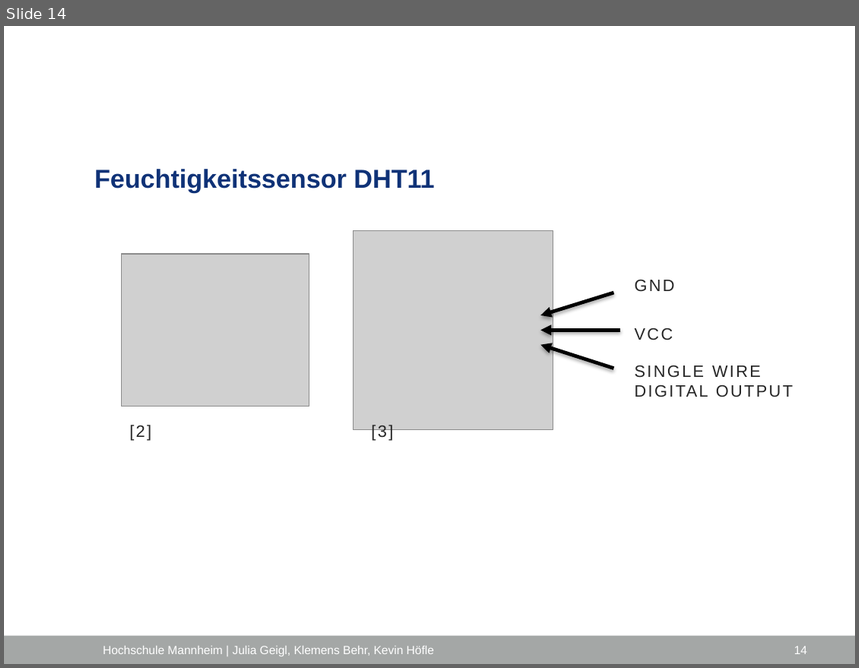
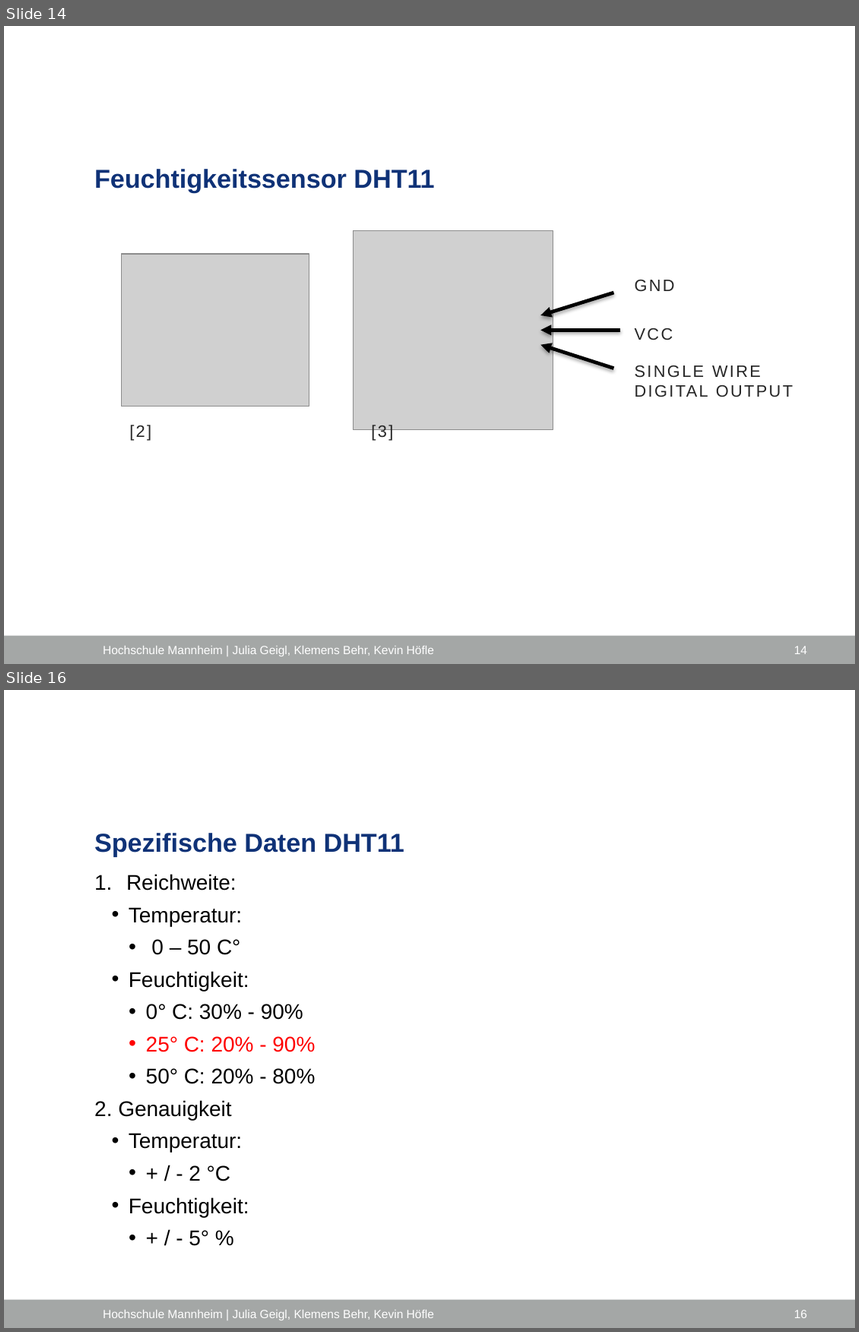
Before and after one commit to ProjektlaborEmbeddedSecurity/Presentation, a slide deck: PES_FH_VERS.pptx. Shown one above the other, each under a label of ours: slide 14 before the commit, slides 14 and 16 after it; the slides between them are not shown. The pictures are 859x668 and 859x1332 pixels, drawn with LibreOffice and Linux fonts; fonts in the diff are those of the drawing; grey boxes stand for pictures; background and template pictures are left out. Boxes give left, top, right and bottom in pixels: in the first picture for what was removed or moved away, otherwise in the second. Text is boxed around its words. In the diff, an @@ line names an element or a change of style, - is before the commit and + after.

```diff
--- a/PES_FH_VERS.pptx
+++ b/PES_FH_VERS.pptx
@@ slide 16 added at [4,690,855,1328], background #FFFFFF; not listed: 1 template element that a slide beside it also shows @@
@@ title added at [94,833,405,856], 22 pt, text #0F3277, bold @@
+Spezifische Daten DHT11
@@ text added at [94,874,315,1217], 18 pt, text #000000 @@
+1. Reichweite:
+    • Temperatur:
+      • 0 – 50 C°
+    • Feuchtigkeit:
+      • 0° C: 30% - 90%
+      • 25° C: 20% - 90%
+      • 50° C: 20% - 80%
+  2. Genauigkeit
+    • Temperatur:
+      • + / - 2 °C
+    • Feuchtigkeit:
+      • + / - 5° %
@@ text added at [103,1310,434,1321], 10 pt, text #FFFFFF @@
+Hochschule Mannheim | Julia Geigl, Klemens Behr, Kevin Höfle
@@ page number added at [794,1310,807,1319], 10 pt, text #FFFFFF @@
+16
```
Also in this commit, not shown: 1 slide changed, 2 other slides added.
